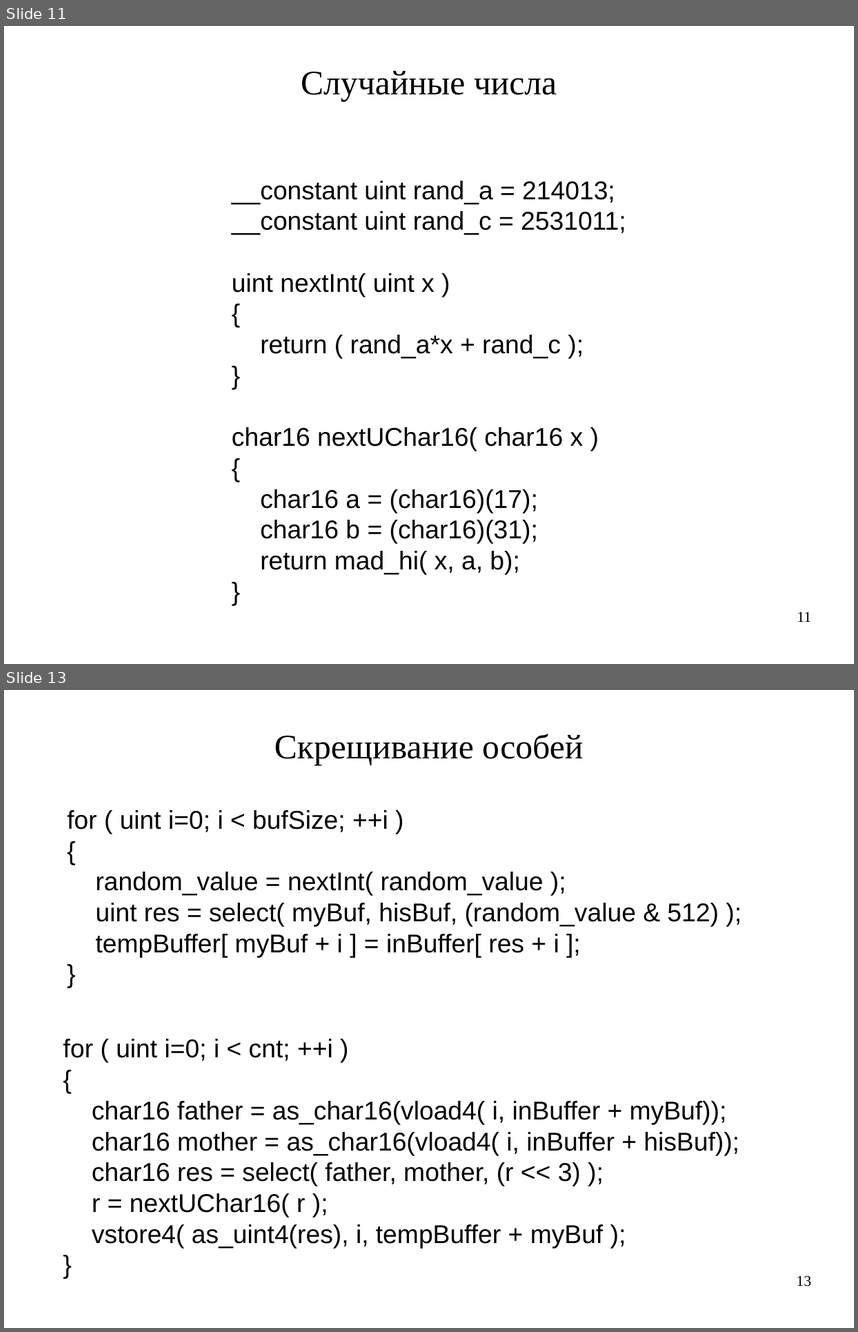
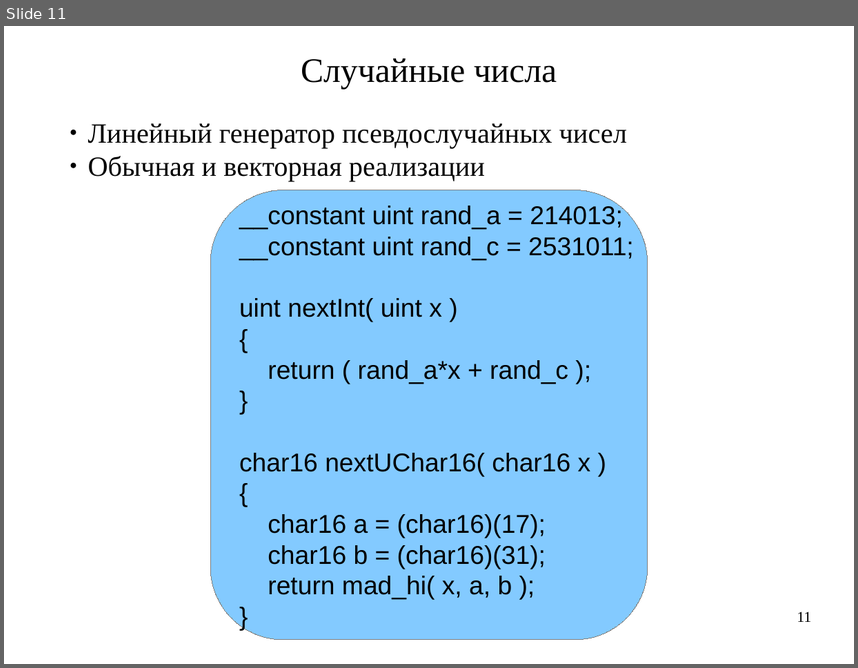
Before and after one commit to artem-bochkarev/master-work, a slide deck: Presentation.odp. Shown one above the other, each under a label of ours: slides 11 and 13 before the commit, slide 11 after it; the slides between them are not shown. The pictures are 858x1332 and 858x668 pixels, drawn with LibreOffice and Linux fonts; fonts in the diff are those of the drawing. Boxes give left, top, right and bottom in pixels: in the first picture for what was removed or moved away, otherwise in the second. Text is boxed around its words. In the diff, an @@ line names an element or a change of style, - is before the commit and + after.

```diff
--- a/Presentation.odp
+++ b/Presentation.odp
@@ slide 13 removed at (x1=4, y1=690, x2=854, y2=1328), background #FFFFFF @@
@@ text removed at (x1=274, y1=733, x2=583, y2=765) @@
-Скрещивание особей
@@ text removed at (x1=67, y1=810, x2=719, y2=957) @@
-for ( uint i=0; i < bufSize; ++i )
-{
-random_value = nextInt( random_value );
-uint res = select( myBuf, hisBuf, (random_value & 512) );
-tempBuffer[ myBuf + i ] = inBuffer[ res + i ];
-}
@@ text removed at (x1=63, y1=1038, x2=740, y2=1248) @@
-for ( uint i=0; i < cnt; ++i )
-{
-char16 father = as_char16(vload4( i, inBuffer + myBuf));
-char16 mother = as_char16(vload4( i, inBuffer + hisBuf));
-char16 res = select( father, mother, (r << 3) );
-r = nextUChar16( r );
-vstore4( as_uint4(res), i, tempBuffer + myBuf );
-}
@@ page number removed at (x1=796, y1=1275, x2=811, y2=1286) @@
-13
@@ slide 11 changed as well @@
@@ text "Случайные числа" moved from (x1=301, y1=71, x2=557, y2=101) to (x1=301, y1=58, x2=557, y2=89) @@
@@ text added at (x1=88, y1=123, x2=627, y2=182), 26 pt, text #000000 @@
+● Линейный генератор псевдослучайных чисел
+● Обычная и векторная реализации
@@ freeform shape added at (x1=211, y1=190, x2=648, y2=640), fill #83CAFF, outline #808080 0 pt, 24 pt, text #000000 @@
+__constant uint rand_a = 214013;
+__constant uint rand_c = 2531011;
+uint nextInt( uint x )
+{
+return ( rand_a*x + rand_c );
+}
+char16 nextUChar16( char16 x )
+{
+char16 a = (char16)(17);
+char16 b = (char16)(31);
+return mad_hi( x, a, b );
+}
@@ text removed at (x1=232, y1=181, x2=626, y2=575) @@
-__constant uint rand_a = 214013;
-__constant uint rand_c = 2531011;
-uint nextInt( uint x )
-{
-return ( rand_a*x + rand_c );
-}
-char16 nextUChar16( char16 x )
-{
-char16 a = (char16)(17);
-char16 b = (char16)(31);
-return mad_hi( x, a, b);
-}
```
Also in this commit, not shown: 8 other slides changed, 10 slides added, 2 other slides removed, 21 other files.
